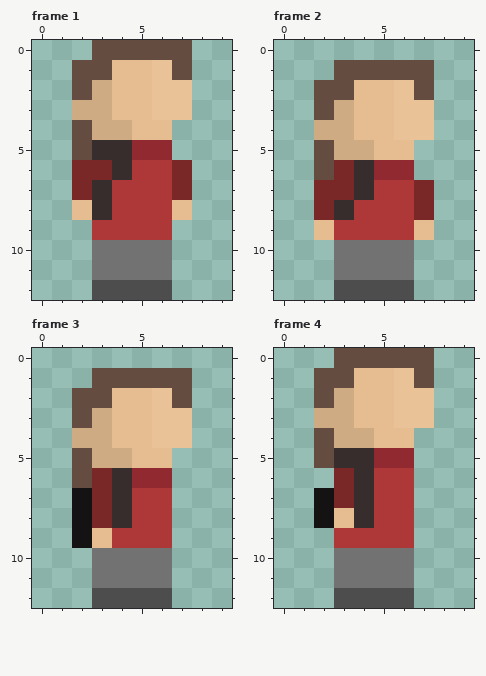
Pixel-art file -- ressources/player/idle/girl-red-idle.aseprite. The picture above is the old version.
10x13 pixels, 4 frames. Colours within 5 levels of each other are drawn and written as one. Shown: frame 1, frame 2, frame 3, frame 4. The commit also changed other frames, which this record leaves out.
And afterwards:
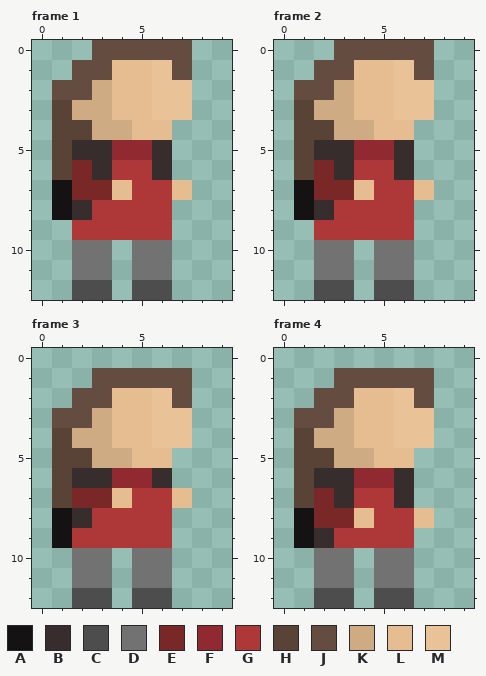
Palette (. is transparent): A #141212  B #372d2d  C #4d4d4d  D #727272  E #7a2727  F #912931  G #ae3838  H #594337  J #644c40  K #cfab84  L #e5bd91  M #e9c298
Commit message: refait les animations de idle
From old to new:
Frame 1, layers "red/idle/backpack-girl", "red/idle/girl":
y 2: x 1 . -> J
y 3: x 1 . -> H
y 4: x 1..2 .J -> HH
y 5: x 1..2 .J -> HB; x 4 B -> F; x 6 F -> B
y 6: x 1 . -> H; x 3..4 EB -> BG; x 6..7 GE -> B.
y 7: x 1 . -> A; x 3..4 BG -> EL; x 7 E -> L
y 8: x 1..3 .LB -> ABG; x 7 L -> .
y 9: x 2 . -> G
y 10..11: x 2 . -> D; x 4 D -> .
y 12: x 2 . -> C; x 4 C -> .
Frame 2, layers "red/idle/backpack-girl", "red/idle/girl":
y 0: x 3..7 ..... -> JJJJJ
y 1: x 2 . -> J; x 4..6 JJJ -> LLM
y 2: x 1 . -> J; x 3 J -> K; x 7 J -> M
y 3: x 1..2 .J -> HK
y 4: x 1..2 .K -> HH; x 4 L -> K; x 6..7 MM -> L.
y 5: x 1..6 .JKKLL -> HBBFFB
y 6: x 1..6 .JEBFF -> HEBGGB
y 7: x 1 . -> A; x 4 B -> L; x 7 E -> L
y 8: x 1..3 .EB -> ABG; x 7 E -> .
y 9: x 2 L -> G; x 7 L -> .
y 10..11: x 2 . -> D; x 4 D -> .
y 12: x 2 . -> C; x 4 C -> .
Frame 3, layers "red/idle/backpack-girl", "red/idle/girl":
y 3: x 1 . -> J
y 4: x 1 . -> H
y 5: x 1..2 .J -> HH
y 6: x 1..4 .JEB -> HBBF; x 6 F -> B
y 7: x 1..2 .A -> HE; x 4 B -> L; x 7 . -> L
y 8: x 1..4 .AEB -> ABGG
y 9: x 1..3 .AL -> AGG
y 10..11: x 2 . -> D; x 4 D -> .
y 12: x 2 . -> C; x 4 C -> .
Frame 4, layers "red/idle/backpack-girl", "red/idle/girl":
y 0: x 3..7 JJJJJ -> .....
y 1: x 2 J -> .; x 4..6 LLM -> JJJ
y 2: x 3 K -> J; x 7 M -> J
y 3: x 1..2 .K -> JJ
y 4: x 1..2 .J -> HK; x 4 K -> L; x 6..7 L. -> MM
y 5: x 1..6 .JBBFF -> HHKKLL
y 6: x 1..6 ..EBGG -> HBBFFB
y 7: x 1..4 .AEB -> HEBG; x 6 G -> B
y 8: x 1..4 .ALB -> AEEL; x 7 . -> L
y 9: x 1..2 .. -> AB
y 10..11: x 2 . -> D; x 4 D -> .
y 12: x 2 . -> C; x 4 C -> .
Changed places in both pictures, as pixel boxes (x1, y1, x2, y2):
changed: (52, 80, 192, 300)
changed: (294, 40, 434, 300)
changed: (52, 408, 192, 608)
changed: (294, 348, 434, 608)
